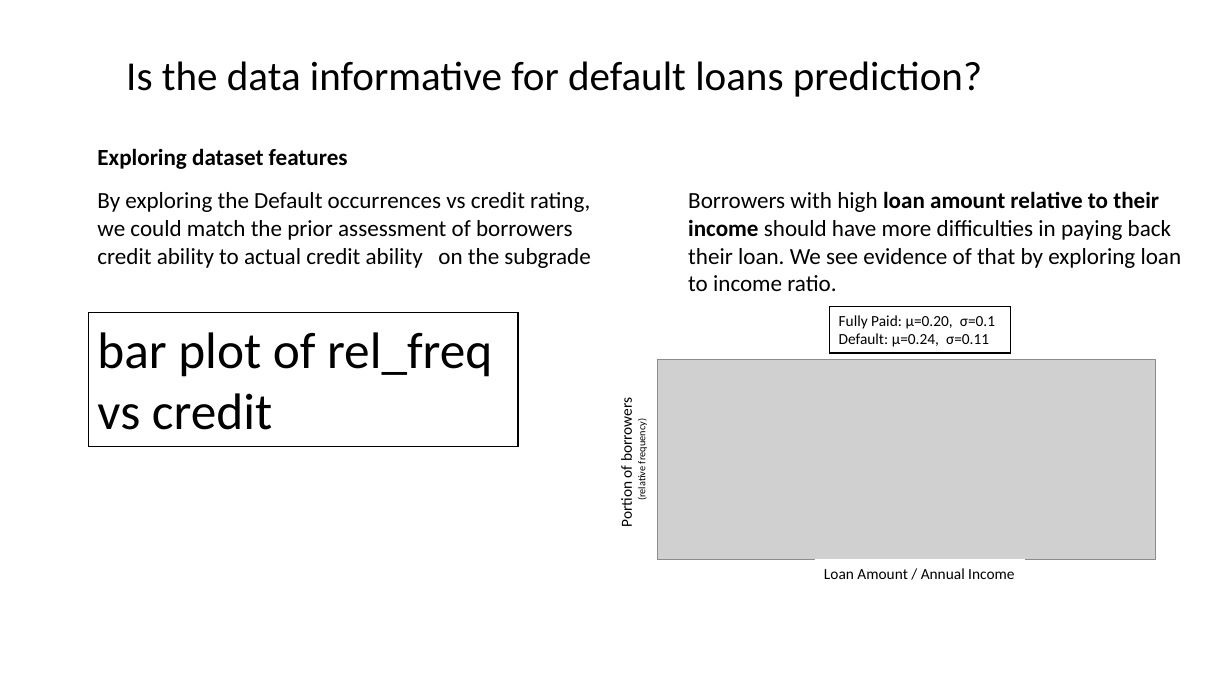
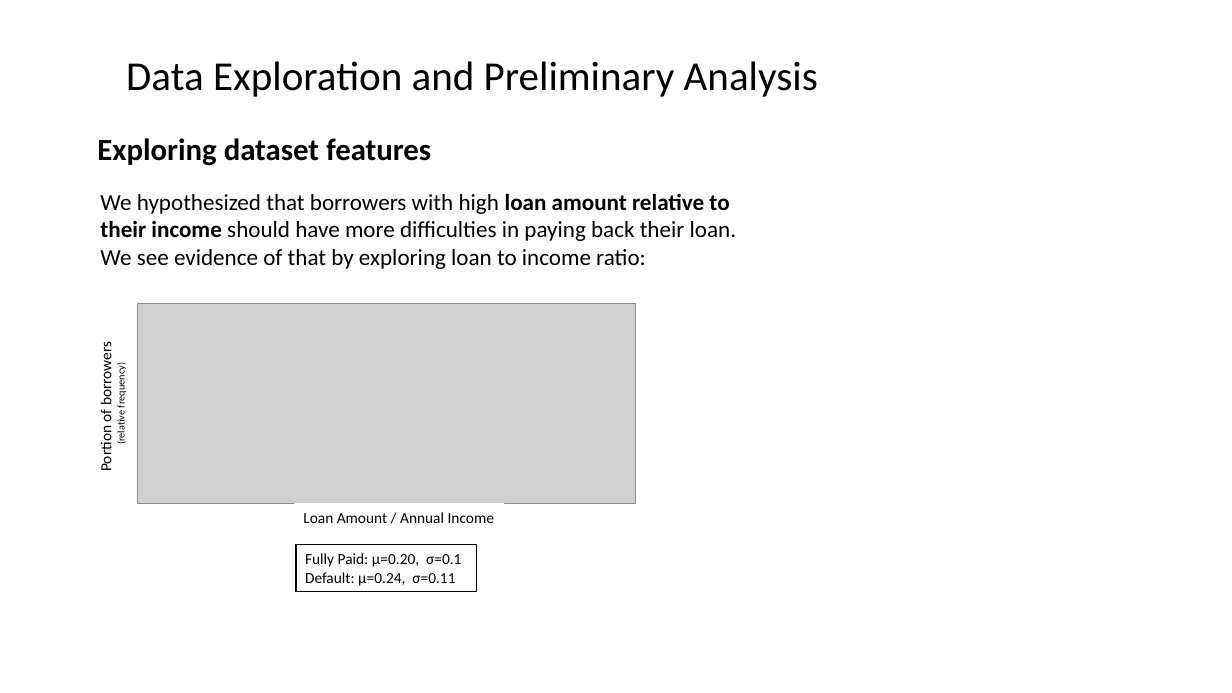
Before and after one commit to Erolino/LendingClub_Loans, a slide deck: slide 6 of LendingClub_Biz_Deck.pptx (slide 4 before the commit). Drawn at 1232x693 pixels with LibreOffice and Linux fonts; fonts in the diff are those of the drawing; grey boxes stand for pictures. Boxes give left, top, right and bottom in pixels: in the first picture for what was removed or moved away, otherwise in the second. Text is boxed around its words. In the diff, an @@ line names an element or a change of style, - is before the commit and + after.

```diff
--- a/LendingClub_Biz_Deck.pptx
+++ b/LendingClub_Biz_Deck.pptx
@@ text at (126, 61, 818, 97): text changed @@
-Is the data informative for default loans prediction?
+Data Exploration and Preliminary Analysis
@@ text "Exploring dataset features": place and size @@
-text "Exploring dataset features" at (97, 148, 348, 169)
+text "Exploring dataset features" at (97, 138, 431, 166)
@@ text "Exploring dataset features" at (97, 138, 431, 166): size 18 to 24 pt @@
@@ text removed at (97, 192, 590, 268) @@
-By exploring the Default occurrences vs credit rating, we could match the prior assessment of borrowers credit ability to actual credit ability on the subgrade
@@ text at (100, 193, 736, 269): text changed @@
-Borrowers with high loan amount relative to their income should have more difficulties in paying back their loan. We see evidence of that by exploring loan to income ratio.
+We hypothesized that borrowers with high loan amount relative to their income should have more difficulties in paying back their loan. We see evidence of that by exploring loan to income ratio:
@@ rectangle removed at (89, 312, 518, 446) @@
-bar plot of rel_freq
-vs credit
@@ 2 rectangles, 1 picture: place and size @@
-2 rectangles, 1 picture at (612, 360, 1156, 587)
+2 rectangles, 1 picture at (91, 304, 636, 531)
@@ rectangle "Fully Paid: μ=0.20, σ=0.1": place and size @@
-rectangle "Fully Paid: μ=0.20, σ=0.1" at (830, 307, 1011, 353)
+rectangle "Fully Paid: μ=0.20, σ=0.1" at (296, 545, 477, 592)
```
Also in this commit, not shown: 8 other slides changed, 13 slides added, 3 slides removed, 7 other files.
